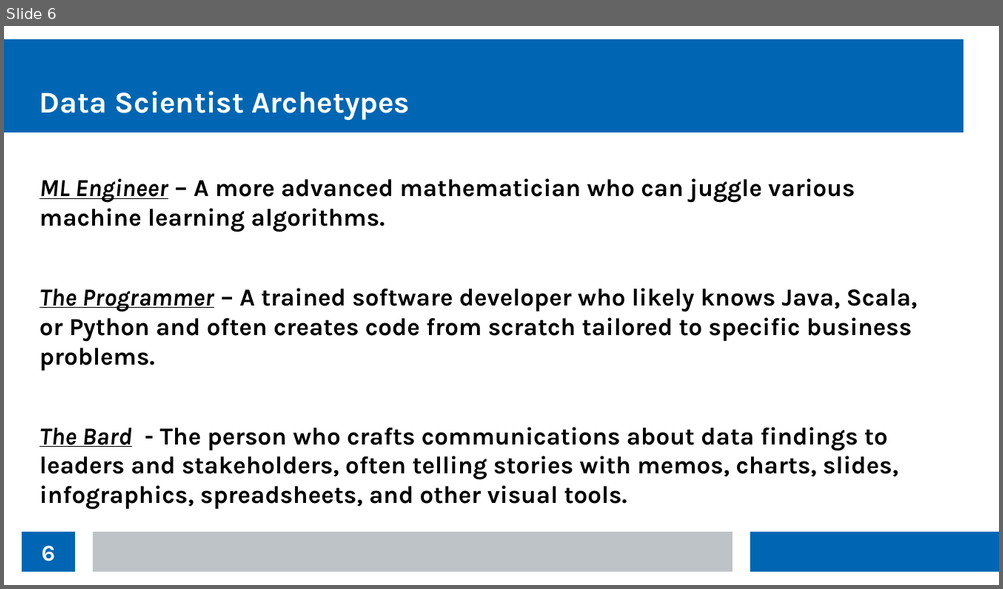
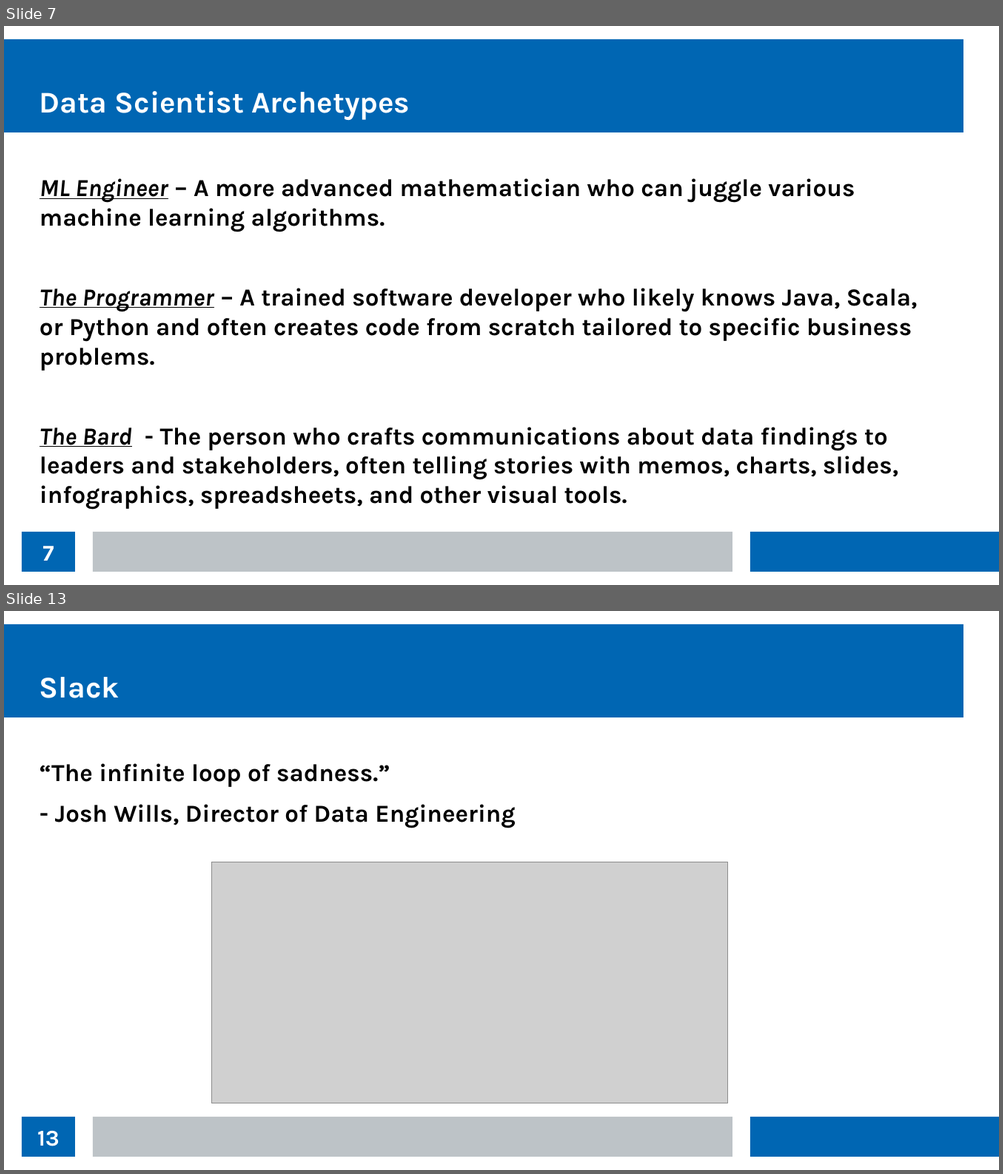
Before and after one commit to thomasnield/kotlin_data_science_talk_ChicagoJUG, a slide deck: kotlin_data_science_talk_chijug_slides.odp. Shown one above the other, each under a label of ours: slide 6 before the commit, slides 7 and 13 after it; the slides between them are not shown. The pictures are 1003x589 and 1003x1174 pixels, drawn with LibreOffice and Linux fonts; fonts in the diff are those of the drawing; grey boxes stand for pictures. Boxes give left, top, right and bottom in pixels: in the first picture for what was removed or moved away, otherwise in the second. Text is boxed around its words. In the diff, an @@ line names an element or a change of style, - is before the commit and + after.

```diff
--- a/kotlin_data_science_talk_chijug_slides.odp
+++ b/kotlin_data_science_talk_chijug_slides.odp
@@ slide 13 added at box(4, 611, 999, 1170), background #FFFFFF; not listed: 3 template elements that a slide beside it also shows @@
@@ title added at box(40, 677, 119, 698), 24 pt, text #FFFFFF, bold @@
+Slack
@@ text added at box(40, 763, 515, 828), 19.5 pt, text #000000, bold @@
+“The infinite loop of sadness.”
+- Josh Wills, Director of Data Engineering
@@ picture added at box(212, 862, 728, 1104) @@
@@ page number added at box(22, 1117, 75, 1157), fill #0066B3, 18 pt, text #FFFFFF, bold @@
+13
@@ what was slide 6 is now slide 7 @@
@@ page number at box(42, 546, 54, 561): text changed @@
-6
+7
```
Also in this commit, not shown: 9 other slides added.
